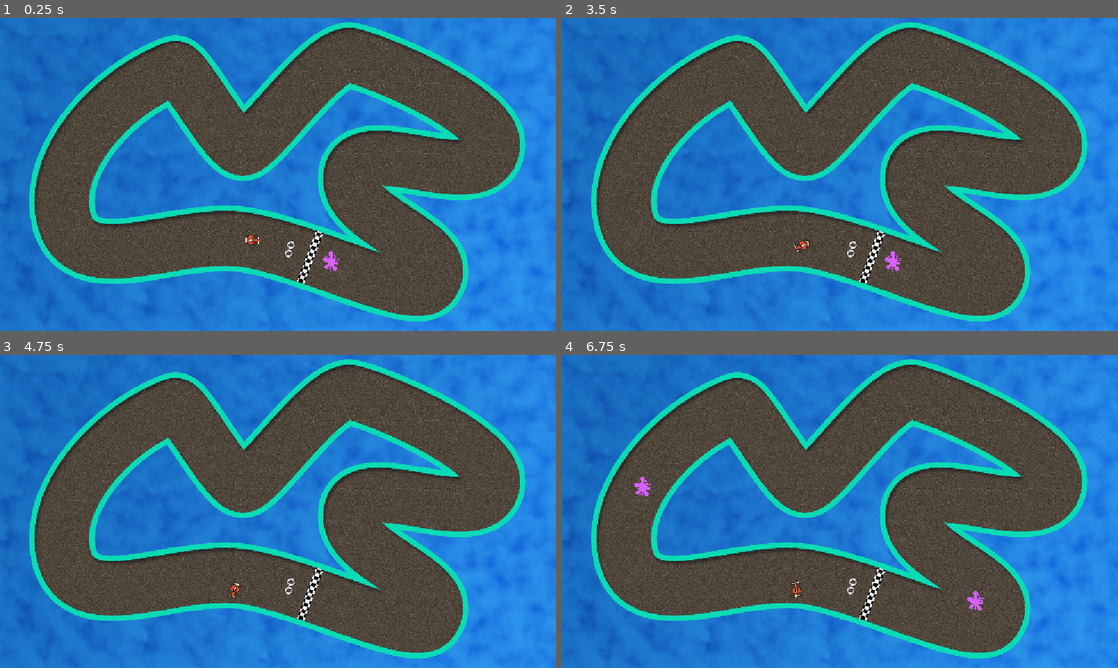
Above: before the commit, frames 1-4 (two rows, left to right).
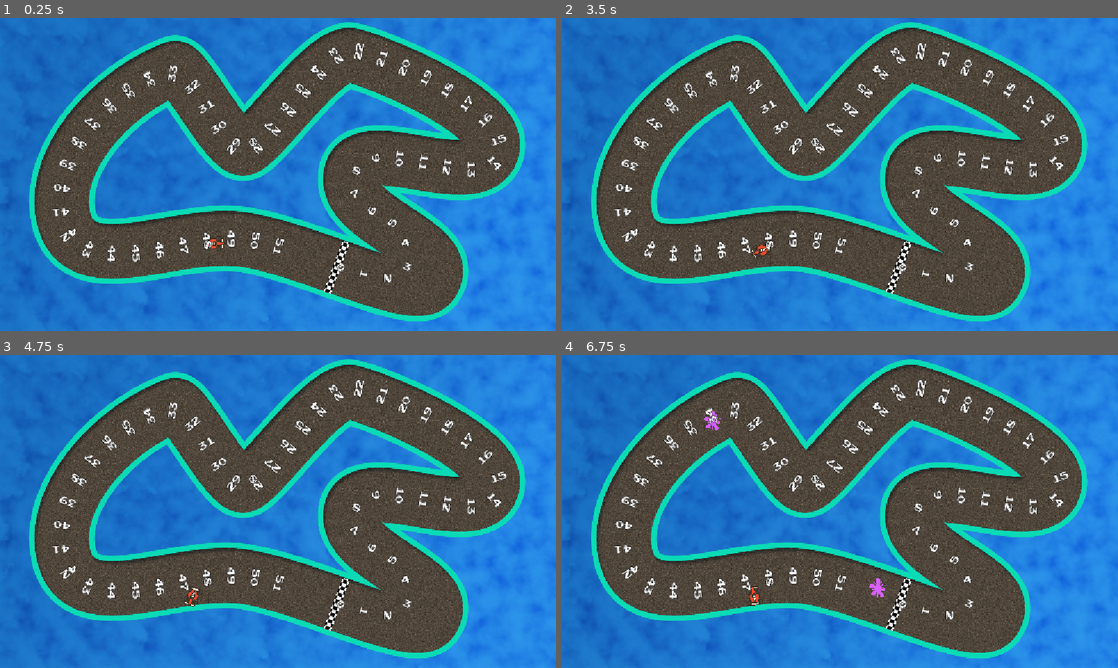
Above: after the commit, the same moments.

Repository: koreem-ahmed/mad-racer
Game: Godot game, scene res://scenes/Tracks/track1.tscn
Same seed, same stepped clock (60 frames per second), same inputs: the game is played once before the commit and once after it.
Inputs (mouse positions are in pixels of both pictures, inside the frame that each line leads up to):
- Up to frame 1 (0.25 s): no input
- Up to frame 2 (3.5 s): tap Enter at 0.5 s; move the mouse to (962, 158) at 0.52 s; hold Right (ui_right) 0.53-1.28 s; tap Alt at 0.6, 2.1 s; click (962, 158) at 0.67 s; move the mouse to (728, 190) at 1.27 s; hold Down 1.28-2.03 s; tap Shift at 1.35, 2.85 s; tap Space at 2 s; move the mouse to (895, 105) at 2.02 s; hold Right (ui_right) 2.03-2.78 s; move the mouse to (812, 237) at 2.77 s; hold Up (ui_up) from 2.78 s (still down); click (812, 237) at 2.92 s
- Up to frame 3 (4.75 s): move the mouse to (444, 558) at 3.52 s; release Up (ui_up) at 3.53 s; hold Left (ui_left) from 3.53 s (still down); tap Alt at 3.6 s; move the mouse to (111, 464) at 4.27 s; tap Shift at 4.35 s
- Up to frame 4 (6.75 s): move the mouse to (867, 511) at 5.02 s; release Left (ui_left) at 5.03 s; hold Down 5.03-5.78 s; tap Alt at 5.1, 6.6 s; click (867, 511) at 5.17 s; tap Enter at 5.75 s; move the mouse to (756, 433) at 5.77 s; hold Right (ui_right) 5.78-6.53 s; tap Shift at 5.85 s; move the mouse to (962, 495) at 6.52 s; hold Up (ui_up) from 6.53 s (still down)

The runs differ from the first frame. In frame 1, 3.1% of the frame differs, in the area x 9-92%, y 8-89%; in frame 2, 3.1%; in frame 3, 3.1%; in frame 4, 3.3%.

Commit message:
adding the player car
i made a global template to inherit every thing from it when i make the player and the AI cars in the race so i made it and connected the player and made its code and now i am working on the AI cars

Diff:
--- a/Classes/LapCompleteData.gd
+++ b/Classes/LapCompleteData.gd
@@ -5,9 +5,9 @@
 class_name LapCompleteData
 
 var lap_time: float
-var car: Red_car
+var car: Car
 
-func _init(p_car: Red_car, lt:  float) -> void:
+func _init(p_car: Car, lt:  float) -> void:
 	car = p_car
 	lap_time = lt
 
--- a/scenes/RedCar.tscn
+++ b/scenes/Car.tscn
@@ -1,8 +1,8 @@
 [gd_scene format=3 uid="uid://dndn07wuu1vqd"]
 
-[ext_resource type="Texture2D" uid="uid://b7wmt1hcagsow" path="res://assets/levels/Images/CarRed.png" id="1_bgn0w"]
-[ext_resource type="Script" uid="uid://b7v5k2ktas8p8" path="res://scripts/Red_Car.gd" id="1_itkl7"]
-[ext_resource type="Texture2D" uid="uid://blv5vu5ryjp8t" path="res://assets/levels/Images/Dot.png" id="3_23icj"]
+[ext_resource type="Script" uid="uid://b7v5k2ktas8p8" path="res://scripts/Car.gd" id="1_qn377"]
+[ext_resource type="Texture2D" uid="uid://b7wmt1hcagsow" path="res://assets/levels/Images/CarRed.png" id="2_fbyd5"]
+[ext_resource type="Texture2D" uid="uid://blv5vu5ryjp8t" path="res://assets/levels/Images/Dot.png" id="3_t6kce"]
 
 [sub_resource type="CapsuleShape2D" id="CapsuleShape2D_bgn0w"]
 radius = 9.0
@@ -12,14 +12,14 @@
 _data = [Vector2(0.0045871586, 0.4809844), 0.0, 0.0, 0, 0, Vector2(0.6605505, 1), 0.0, 0.0, 0, 0, Vector2(1, 0), 0.0, 0.0, 0, 0]
 point_count = 3
 
-[node name="red_car" type="Area2D" unique_id=323058446]
+[node name="Car" type="Area2D" unique_id=323058446]
 collision_mask = 0
-script = ExtResource("1_itkl7")
+script = ExtResource("1_qn377")
 
 [node name="Sprite2D" type="Sprite2D" parent="." unique_id=1896985246]
 rotation = 1.5707964
 scale = Vector2(0.25, 0.25)
-texture = ExtResource("1_bgn0w")
+texture = ExtResource("2_fbyd5")
 
 [node name="CollisionShape2D" type="CollisionShape2D" parent="." unique_id=259636913]
 position = Vector2(-2, 0)
--- /dev/null
+++ b/scenes/CpuCar.tscn
@@ -0,0 +1,7 @@
+[gd_scene format=3 uid="uid://dvaolyrr6a1gs"]
+
+[ext_resource type="PackedScene" uid="uid://dndn07wuu1vqd" path="res://scenes/Car.tscn" id="1_wx410"]
+[ext_resource type="Script" uid="uid://dc0sm748xqknj" path="res://scripts/CpuCar.gd" id="2_gyhda"]
+
+[node name="CPU Car" unique_id=323058446 instance=ExtResource("1_wx410")]
+script = ExtResource("2_gyhda")
--- /dev/null
+++ b/scenes/PlayerCar.tscn
@@ -0,0 +1,17 @@
+[gd_scene format=3 uid="uid://doox71dhvje0x"]
+
+[ext_resource type="PackedScene" uid="uid://dndn07wuu1vqd" path="res://scenes/Car.tscn" id="1_2wfw4"]
+[ext_resource type="Script" uid="uid://dtrggyob8ofam" path="res://scripts/Player_Car.gd" id="2_ryxr2"]
+
+[node name="Player Car" unique_id=323058446 instance=ExtResource("1_2wfw4")]
+script = ExtResource("2_ryxr2")
+max_speed = 380.0
+friction = 300.0
+acceleration = 150.0
+steering_power = 6.0
+min_steering_factor = 0.5
+car_name = null
+car_number = null
+bounce_time = null
+bounce_force = null
+slipping_speed_range = null
--- a/scenes/Tracks/track1.tscn
+++ b/scenes/Tracks/track1.tscn
@@ -1,21 +1,20 @@
 [gd_scene format=3 uid="uid://3qtcfffg8q0c"]
 
 [ext_resource type="Texture2D" uid="uid://c1m5vk3rejca7" path="res://assets/levels/Images/Monaco.png" id="1_0orj5"]
-[ext_resource type="Script" uid="uid://iqej1grh57xd" path="res://scripts/Track_1.gd" id="1_7fxw1"]
+[ext_resource type="Script" uid="uid://iqej1grh57xd" path="res://scripts/Track.gd" id="1_7fxw1"]
 [ext_resource type="Texture2D" uid="uid://2msta3ane5h5" path="res://assets/levels/Images/WaterBg.png" id="1_kskby"]
-[ext_resource type="PackedScene" uid="uid://dndn07wuu1vqd" path="res://scenes/RedCar.tscn" id="3_7fxw1"]
 [ext_resource type="PackedScene" uid="uid://bvun3v1h17op6" path="res://scenes/OilDropper.tscn" id="5_6dgdl"]
-[ext_resource type="PackedScene" uid="uid://cyyxdym0ykal" path="res://scenes/Oil.tscn" id="6_osia5"]
+[ext_resource type="PackedScene" uid="uid://drq8exgion2m4" path="res://scenes/Track Processor/TrackProcessor.tscn" id="5_vsb8j"]
 [ext_resource type="Texture2D" uid="uid://dec3bup5l0rha" path="res://assets/levels/Images/FinishLine.png" id="7_olayt"]
 [ext_resource type="PackedScene" uid="uid://mqtjdmq724f8" path="res://scenes/VerificationLayer.tscn" id="8_52pn0"]
+[ext_resource type="PackedScene" uid="uid://doox71dhvje0x" path="res://scenes/PlayerCar.tscn" id="8_w4h7v"]
 [ext_resource type="PackedScene" uid="uid://cqs0ea73r6msh" path="res://scenes/RaceController.tscn" id="9_w4h7v"]
-[ext_resource type="PackedScene" uid="uid://tooydjghqo3h" path="res://scenes/WayPoint.tscn" id="10_vsb8j"]
 
 [sub_resource type="Curve2D" id="Curve2D_7fxw1"]
 _data = {
-"points": PackedVector2Array(-22.545454, 84.36363, 22.545454, -84.36363, 872, 526, -40.235695, 70.53665, 40.235695, -70.53665, 730, 320, -24.83685, 85.9355, 24.83685, -85.9355, 1034, 282, 58.842976, -9.917356, -58.842976, 9.917356, 718, 68, 50.247932, -1.983471, -50.247932, 1.983471, 507, 274, 61.118023, 0.081386566, -61.118023, -0.081386566, 353, 115, -5.950413, -157.35536, 5.950413, 157.35536, 126, 392, -82.32, 10.647271, 82.32, -10.647271, 443, 449, 0, 0, 0, 0, 749, 537, -18.181818, 61.81818, 18.181818, -61.81818, 872, 526)
+"points": PackedVector2Array(0, 0, 0, 0, 658, 500, -29.483261, 7.090911, 29.483261, -7.090911, 815, 538, 26.578003, 53.659313, -26.578003, -53.659313, 832, 447, -30.555695, 86.376656, 30.555695, -86.376656, 738, 318, -24.83685, 85.9355, 24.83685, -85.9355, 1034, 282, 58.842976, -9.917356, -58.842976, 9.917356, 718, 68, 50.247932, -1.983471, -50.247932, 1.983471, 507, 274, 61.118023, 0.081386566, -61.118023, -0.081386566, 353, 115, -5.950413, -157.35536, 5.950413, 157.35536, 126, 392, -82.32, 10.647271, 82.32, -10.647271, 442, 459, -62.59639, -18.683239, 0, 0, 643, 494, 0, 0, 0, 0, 658, 500)
 }
-point_count = 10
+point_count = 12
 
 [sub_resource type="RectangleShape2D" id="RectangleShape2D_52pn0"]
 size = Vector2(113.52194, 16)
@@ -40,32 +39,33 @@
 polygon = PackedVector2Array(509, 187, 541, 151, 583, 102, 647, 43, 695, 20, 732, 11, 768, 25, 895, 75, 1030, 153, 1075 …(440 unchanged characters)…
 
 [node name="inside collision" type="CollisionPolygon2D" parent="track_collision" unique_id=1402515962]
-polygon = PackedVector2Array(346, 180, 410, 267, 448, 313, 4 …(140 unchanged characters)… 66, 306, 665, 354, 682, 398, 727, 450, 764, 474, 702, 452, 593, 415, 508, 395, 439, 395, 399, 397 …(71 unchanged characters)…
+polygon = PackedVector2Array(346, 180, 410, 267, 448, 313, 4 …(140 unchanged characters)… 66, 306, 665, 354, 682, 398, 727, 450, 756, 467, 750, 468, 735, 463, 593, 415, 508, 395, 439, 395, 399, 397 …(71 unchanged characters)…
 
 [node name="track path" type="Path2D" parent="." unique_id=1298881647]
 curve = SubResource("Curve2D_7fxw1")
 
 [node name="Oil_Dropper" parent="track path" unique_id=570713592 node_paths=PackedStringArray("oil_container") instance=ExtResource("5_6dgdl")]
-position = Vector2(827.1255, 442.96686)
-rotation = -2.4522884
+position = Vector2(753.55615, 529.39764)
+rotation = 0.25029528
 progress = 100.0
 debug = false
 oil_container = NodePath("../../oil_container")
 
 [node name="Oil_Dropper2" parent="track path" unique_id=991340226 node_paths=PackedStringArray("oil_container") instance=ExtResource("5_6dgdl")]
-position = Vector2(827.1255, 442.96686)
-rotation = -2.4522884
+position = Vector2(753.55615, 529.39764)
+rotation = 0.25029528
 progress = 100.0
 debug = false
 oil_container = NodePath("../../oil_container")
 
+[node name="TrackProcessor" parent="track path" unique_id=1278362240 instance=ExtResource("5_vsb8j")]
+position = Vector2(658, 500)
+rotation = 0.3398851
+
 [node name="oil_container" type="Node" parent="." unique_id=1420500395]
 
-[node name="Oil" parent="oil_container" unique_id=1737089996 instance=ExtResource("6_osia5")]
-position = Vector2(686, 505)
-
 [node name="Start_Line" type="Area2D" parent="." unique_id=2084733351]
-position = Vector2(641.99994, 496.99997)
+position = Vector2(697, 518)
 rotation = -1.208423
 collision_layer = 0
 
@@ -94,17 +94,12 @@
 
 [node name="Cars holder" type="Node" parent="." unique_id=1837840757]
 
-[node name="red_car" parent="Cars holder" unique_id=323058446 instance=ExtResource("3_7fxw1")]
-position = Vector2(523, 460.00003)
-scale = Vector2(0.8, 0.8)
+[node name="Player Car" parent="Cars holder" unique_id=323058446 instance=ExtResource("8_w4h7v")]
+position = Vector2(445, 467)
 
 [node name="RaceController" parent="." unique_id=1426071283 instance=ExtResource("9_w4h7v")]
 
 [node name="WayPoints holder" type="Node" parent="." unique_id=1157639865]
 
-[node name="WayPoint" parent="WayPoints holder" unique_id=1182803477 instance=ExtResource("10_vsb8j")]
-position = Vector2(601, 478.99994)
-rotation = -1.3105952
-
 [connection signal="area_entered" from="track_collision" to="." method="_on_track_collision_area_entered"]
 [connection signal="area_entered" from="Start_Line" to="." method="_on_start_line_area_entered"]
--- a/scripts/Red_Car.gd
+++ b/scripts/Car.gd
@@ -1,72 +1,36 @@
 extends Area2D
 
 
-class_name Red_car
+class_name Car
 
 
 enum CarState {DRIVING, BOUNCING, SLIPPING}
 
 @export var car_name: String = "Light Mcqueen"
 @export var car_number: int = 0
-@export var max_speed:float = 380.0
-@export var friction:float = 300.0
-@export var acceleration:float = 150.0
-@export var steering_power:float = 6.0
-@export var min_steering_factor:float = 0.5
 @export var bounce_time: float = 0.8
 @export var bounce_force: float = 30.0
 @export var slipping_speed_range: Vector2 = Vector2(0.2, 0.5)
 
 @onready var chrasheffect: CPUParticles2D = $Chrasheffect
 
-var _throttle: float = 0.0
-var _steer: float = 0.0
+
 var _velocity: float = 0.0
 var _bounce_tween: Tween
 var _slip_tween: Tween
 var _bounce_target: Vector2 = Vector2.ZERO
 var _state: CarState = CarState.DRIVING
-var _verification_count: int = 0
-var _verification_passed: Array[int] = []
 var lap_time: float = 0.0
 
 func _ready() -> void:
 	pass
 
-func setup(vc: int) -> void:
-	_verification_count = vc
-	pass
 
 func _process(delta: float) -> void:
 	lap_time += delta
-	_throttle = Input.get_action_strength("ui_up")
-	_steer = Input.get_axis("ui_left", "ui_right")
 
 
-func _physics_process(delta: float) -> void:
-	if _state != CarState.DRIVING: return
-	_throttling(delta)
-	_rotating(delta)
-	position += transform.x * _velocity * delta
 
-func _throttling(delta: float) -> void:
-	if _throttle > 0.0:
-		_velocity += acceleration * delta
-	else:
-		_velocity -= friction * delta
-
-	_velocity = clamp(_velocity, 0.0, max_speed)
-
-func steering_factor() -> float:
-	return clamp(
-		1.0 - pow(_velocity/max_speed, 2.0),
-		min_steering_factor,
-		1.0
-	) * steering_power
-
-
-func _rotating(delta: float) -> void:
-	rotate(steering_factor() * delta * _steer)
 
 
 #region state
@@ -150,15 +114,4 @@
 
 
 func lap_completed() -> void:
-	if _verification_count == _verification_passed.size():
-		var lcd: LapCompleteData = LapCompleteData.new(self, lap_time)
-		print("Lap _completed %s" % lcd)
-		EventHub.emit_on_lap_completed(lcd)
-	_verification_passed.clear()
 	lap_time = 0.0
-
-
-func hit_verification(verification_id: int) -> void:
-	if verification_id not in _verification_passed:
-		_verification_passed.append(verification_id)
-		pass
--- /dev/null
+++ b/scripts/CpuCar.gd
@@ -0,0 +1 @@
+extends "res://scripts/Car.gd"
--- a/scripts/Oil.gd
+++ b/scripts/Oil.gd
@@ -11,5 +11,5 @@
 
 
 func _on_area_entered(area: Area2D) -> void:
-	if area is Red_car:
+	if area is Car:
 		area.hit_oil()
--- /dev/null
+++ b/scripts/Player_Car.gd
@@ -0,0 +1,69 @@
+extends "res://scripts/Car.gd"
+
+
+class_name PlayerCar
+
+
+@export var max_speed:float = 380.0
+@export var friction:float = 300.0
+@export var acceleration:float = 150.0
+@export var steering_power:float = 6.0
+@export var min_steering_factor:float = 0.5
+
+var _throttle: float = 0.0
+var _steer: float = 0.0
+
+var _verification_count: int = 0
+var _verification_passed: Array[int] = []
+
+
+func setup(vc: int) -> void:
+	_verification_count = vc
+
+
+func _process(delta: float) -> void:
+	_throttle = Input.get_action_strength("ui_up")
+	_steer = Input.get_axis("ui_left", "ui_right")
+	super(delta)
+
+
+func _physics_process(delta: float) -> void:
+	if _state != CarState.DRIVING: return
+	_throttling(delta)
+	_rotating(delta)
+	position += transform.x * _velocity * delta
+
+func _throttling(delta: float) -> void:
+	if _throttle > 0.0:
+		_velocity += acceleration * delta
+	else:
+		_velocity -= friction * delta
+
+	_velocity = clamp(_velocity, 0.0, max_speed)
+
+func steering_factor() -> float:
+	return clamp(
+		1.0 - pow(_velocity/max_speed, 2.0),
+		min_steering_factor,
+		1.0
+	) * steering_power
+
+
+func _rotating(delta: float) -> void:
+	rotate(steering_factor() * delta * _steer)
+
+
+
+func lap_completed() -> void:
+	if _verification_count == _verification_passed.size():
+		var lcd: LapCompleteData = LapCompleteData.new(self, lap_time)
+		print("Lap _completed %s" % lcd)
+		EventHub.emit_on_lap_completed(lcd)
+	_verification_passed.clear()
+	super()
+
+
+func hit_verification(verification_id: int) -> void:
+	if verification_id not in _verification_passed:
+		_verification_passed.append(verification_id)
+		pass
--- a/scripts/Track_1.gd
+++ b/scripts/Track.gd
@@ -5,15 +5,28 @@
 @onready var track_path: Path2D = $"track path"
 @onready var cars_holder: Node = $"Cars holder"
 @onready var verification_holder: Node = $"Verification holder"
+@onready var track_processor: TrackProcessor = $"track path/TrackProcessor"
+@onready var way_points_holder: Node = $"WayPoints holder"
 
 var _track_curve: Curve2D
 
 func _ready() -> void:
+	await setup()
+
+
+
+func setup() -> void:
 	_track_curve = track_path.curve
 
+	track_processor.build_waypoin_data(way_points_holder)
+
+	await track_processor.biuld_completed
+	print("track_processor.biuld_completed")
+
 	for car in cars_holder.get_children():
-		if car is Red_car:
+		if car is PlayerCar:
 			car.setup(verification_holder.get_children().size())
+
 
 func _path_direction(from_pos: Vector2) -> Vector2:
 	var closest_offset: float = _track_curve.get_closest_offset(from_pos)
@@ -22,9 +35,9 @@
 
 
 func _on_track_collision_area_entered(area: Area2D) -> void:
-	if area is Red_car: area.hit_boundry(_path_direction(area.position))
+	if area is Car: area.hit_boundry(_path_direction(area.position))
 
 
 
 func _on_start_line_area_entered(area: Area2D) -> void:
-	if area is Red_car: area.lap_completed()
+	if area is Car: area.lap_completed()
--- a/scripts/TrackProcessor.gd
+++ b/scripts/TrackProcessor.gd
@@ -1,3 +1,56 @@
 extends PathFollow2D
 
+
 class_name TrackProcessor
+
+
+signal biuld_completed
+
+
+const WAYPOINT = preload("res://scenes/WayPoint.tscn")
+
+
+@export var interval: float = 50.0
+@export var grid_space: float = 75.0
+
+
+
+var _waypoints: Array[Waypoint]
+
+
+func connect_waypoints() -> void:
+	var total_wp: int = _waypoints.size()
+	for i in range(total_wp):
+		var prev_ix: int = (i - 1 + total_wp) % total_wp
+		var next_ix: int = (i + 1) % total_wp
+		_waypoints[i].setup(_waypoints[next_ix], _waypoints[prev_ix], i)
+
+
+
+func create_waypoint() -> Waypoint:
+	var wp: Waypoint = WAYPOINT.instantiate()
+	wp.global_position = global_position
+	wp.rotation_degrees = global_rotation_degrees + 90.0
+	return wp
+
+
+
+func generate_waypoints(holder: Node) -> void:
+	var path2d: Path2D = get_parent()
+	progress = interval
+	while progress < path2d.curve.get_baked_length() - grid_space:
+		var wp: Waypoint = create_waypoint()
+		holder.add_child(wp)
+		_waypoints.append(wp)
+		progress += interval
+
+	await get_tree().physics_frame
+
+func build_waypoin_data(holder: Node) -> void:
+	_waypoints.clear()
+	await generate_waypoints(holder)
+	connect_waypoints()
+	for wp in _waypoints:
+		print(wp)
+
+	biuld_completed.emit()
--- a/scripts/Verification.gd
+++ b/scripts/Verification.gd
@@ -2,4 +2,4 @@
 
 
 func _on_area_entered(area: Area2D) -> void:
-	if area is Red_car: area.hit_verification(get_instance_id())
+	if area is PlayerCar: area.hit_verification(get_instance_id())
Not shown: 1 places in scenes/Car.tscn that only renumber resources
Renamed: scripts/Red_Car.gd.uid -> scripts/Car.gd.uid
Not shown, added: scripts/CpuCar.gd.uid
Not shown, added: scripts/Player_Car.gd.uid
Renamed: scripts/Track_1.gd.uid -> scripts/Track.gd.uid
